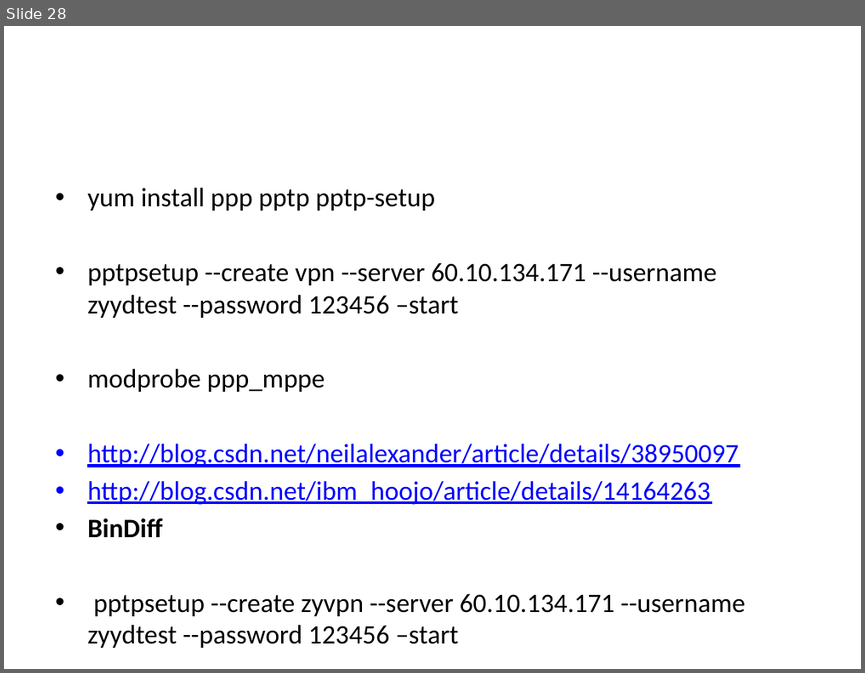
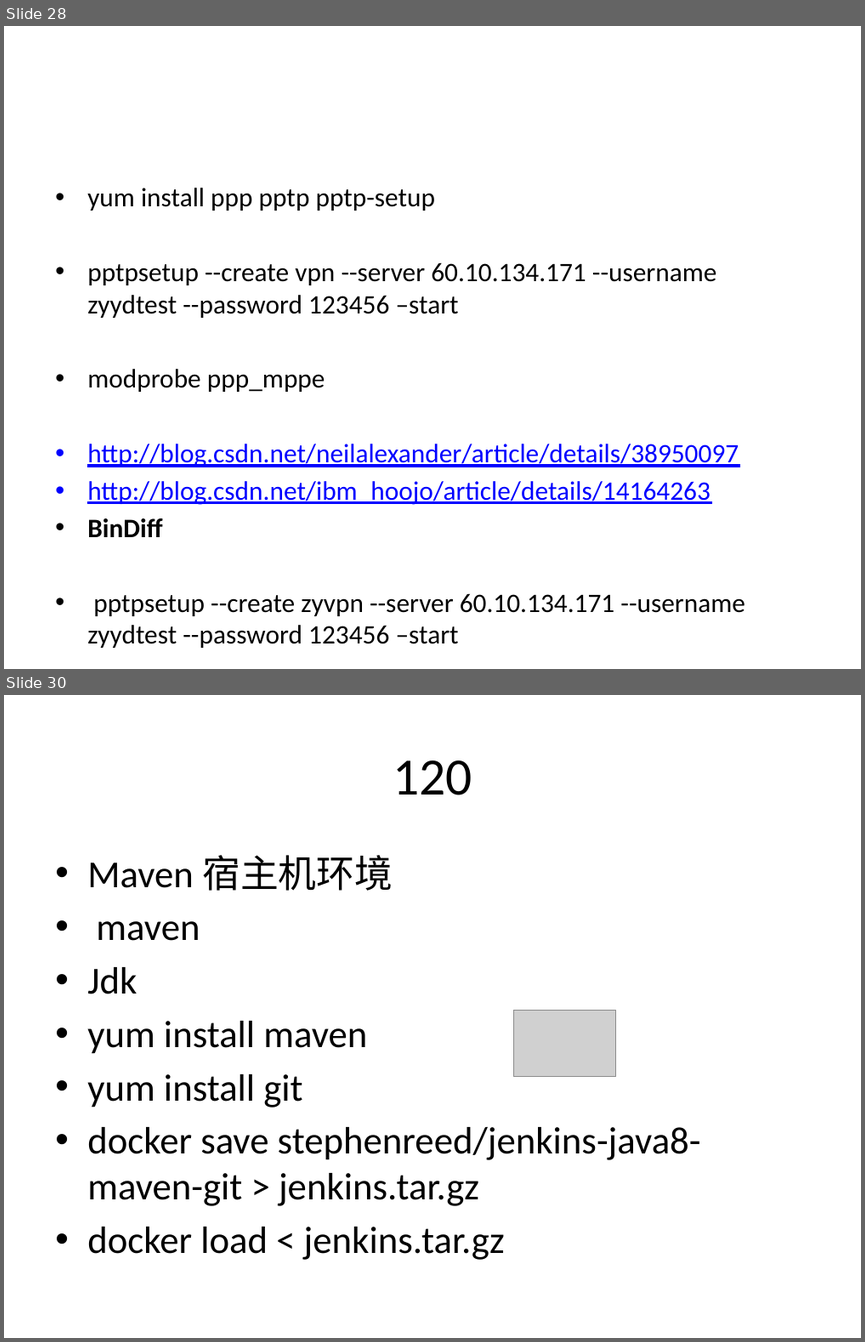
Before and after one commit to fc13240/liusydoc, a slide deck: 开发部署一体化PPT/build&deploy.pptx. Shown one above the other, each under a label of ours: slide 28 before the commit, slides 28 and 30 after it; the slides between them are not shown. The pictures are 865x673 and 865x1342 pixels, drawn with LibreOffice and Linux fonts; fonts in the diff are those of the drawing; grey boxes stand for pictures. Boxes give left, top, right and bottom in pixels: in the first picture for what was removed or moved away, otherwise in the second. Text is boxed around its words. In the diff, an @@ line names an element or a change of style, - is before the commit and + after.

```diff
--- a/开发部署一体化PPT/build&deploy.pptx
+++ b/开发部署一体化PPT/build&deploy.pptx
@@ slide 30 added at [4, 695, 861, 1338], background #FFFFFF @@
@@ title added at [392, 760, 472, 795], 44 pt, text #000000 @@
+120
@@ text added at [87, 855, 701, 1259], 32 pt, text #000000 @@
+• Maven 宿主机环境
+• maven
+• Jdk
+• yum install maven
+• yum install git
+• docker save stephenreed/jenkins-java8-maven-git > jenkins.tar.gz
+• docker load < jenkins.tar.gz
@@ picture added at [513, 1009, 615, 1077] @@
```
Also in this commit, not shown: 3 other slides added, 4 other files.
